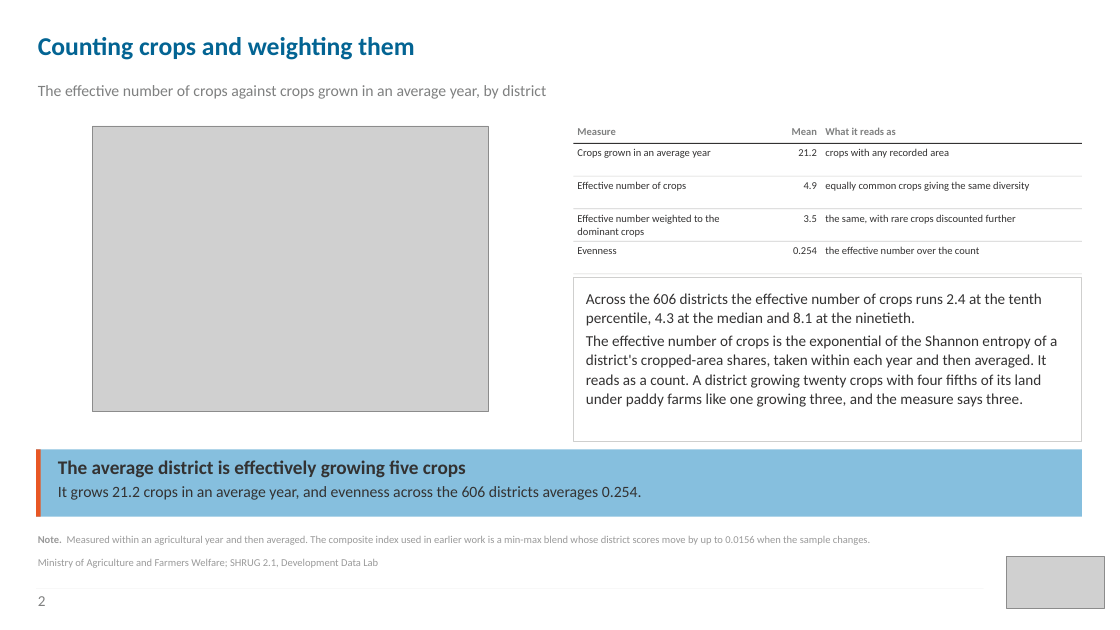
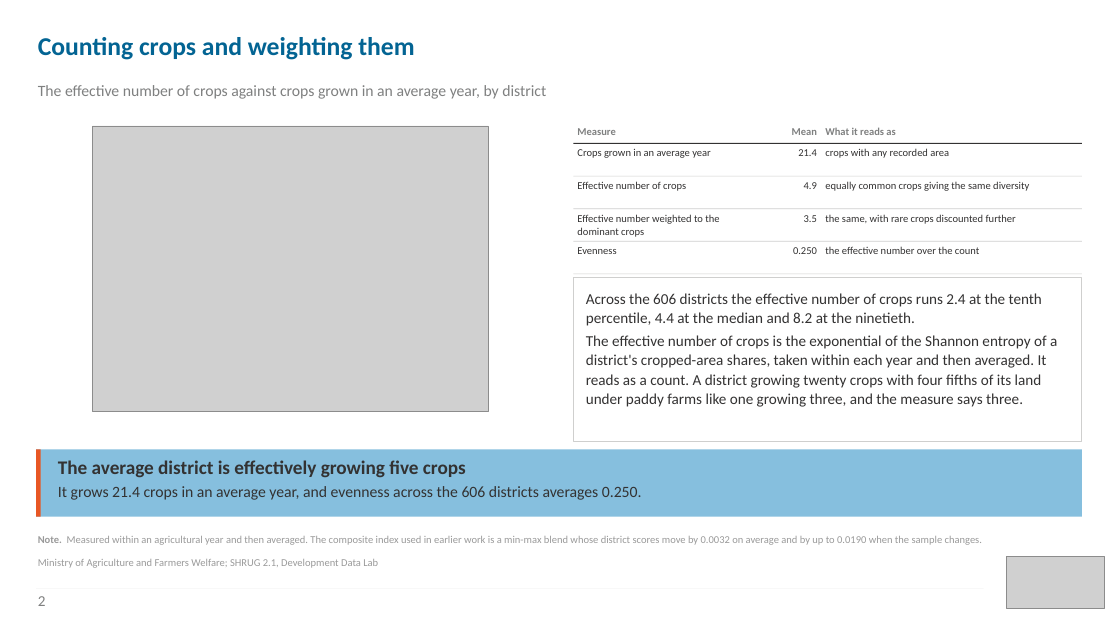
Before and after one commit to Mridlll/crop-diversity, a slide deck: slide 2 of deck/crop_diversity.pptx. Drawn at 1120x630 pixels with LibreOffice and Linux fonts; fonts in the diff are those of the drawing; grey boxes stand for pictures. Boxes give left, top, right and bottom in pixels: in the first picture for what was removed or moved away, otherwise in the second. Text is boxed around its words. In the diff, an @@ line names an element or a change of style, - is before the commit and + after.

```diff
--- a/deck/crop_diversity.pptx
+++ b/deck/crop_diversity.pptx
@@ text at (798,149,817,156): text changed @@
-21.2
+21.4
@@ text at (793,247,817,254): text changed @@
-0.254
+0.250
@@ text in rectangle at (586,293,1042,326): text changed @@
-Across the 606 districts the effective number of crops runs 2.4 at the tenth percentile, 4.3 at the median and 8.1 at the ninetieth.
+Across the 606 districts the effective number of crops runs 2.4 at the tenth percentile, 4.4 at the median and 8.2 at the ninetieth.
@@ text at (58,486,642,500): text changed @@
-It grows 21.2 crops in an average year, and evenness across the 606 districts averages 0.254.
+It grows 21.4 crops in an average year, and evenness across the 606 districts averages 0.250.
@@ text at (38,536,982,545): text changed @@
-Note. Measured within an agricultural year and then averaged. The composite index used in earlier work is a min-max blend whose district scores move by up to 0.0156 when the sample changes.
+Note. Measured within an agricultural year and then averaged. The composite index used in earlier work is a min-max blend whose district scores move by 0.0032 on average and by up to 0.0190 when the sample changes.
```
Also in this commit, not shown: 11 other slides changed, 2 slides added, 2 slides removed, 53 other files.
